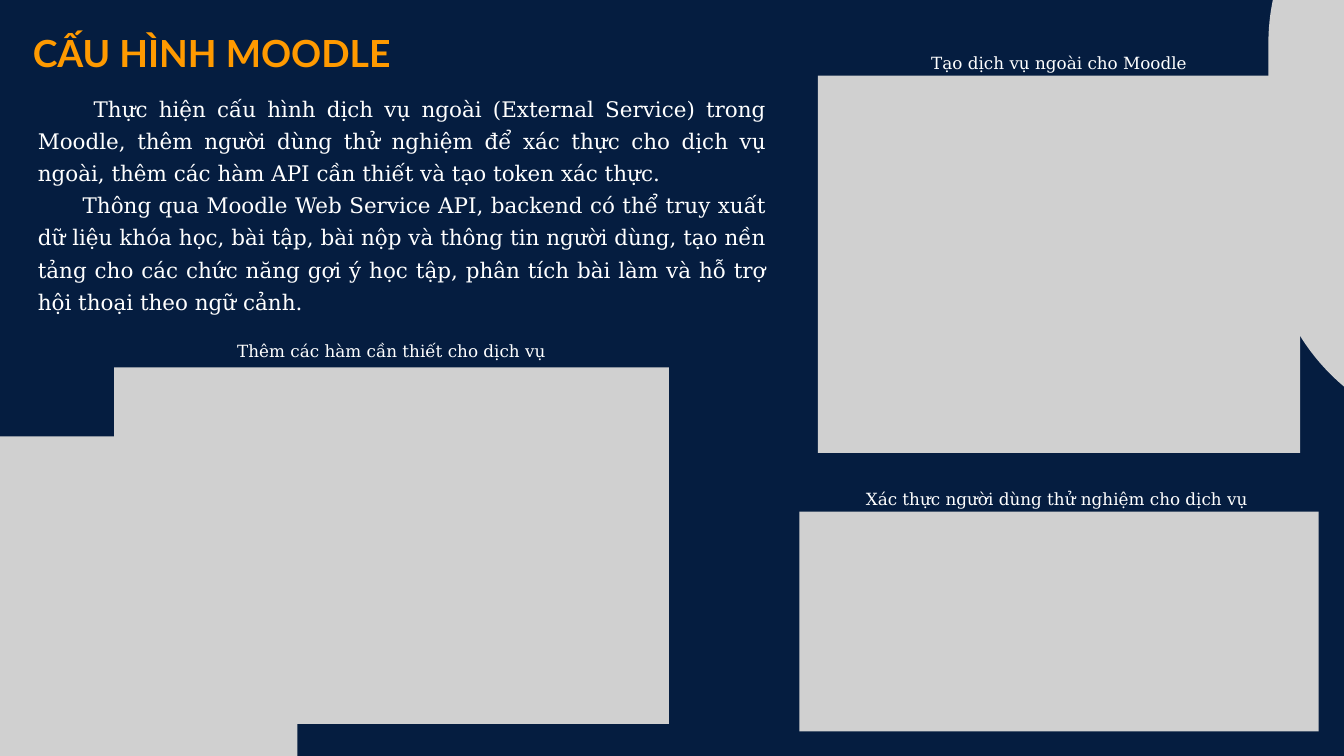
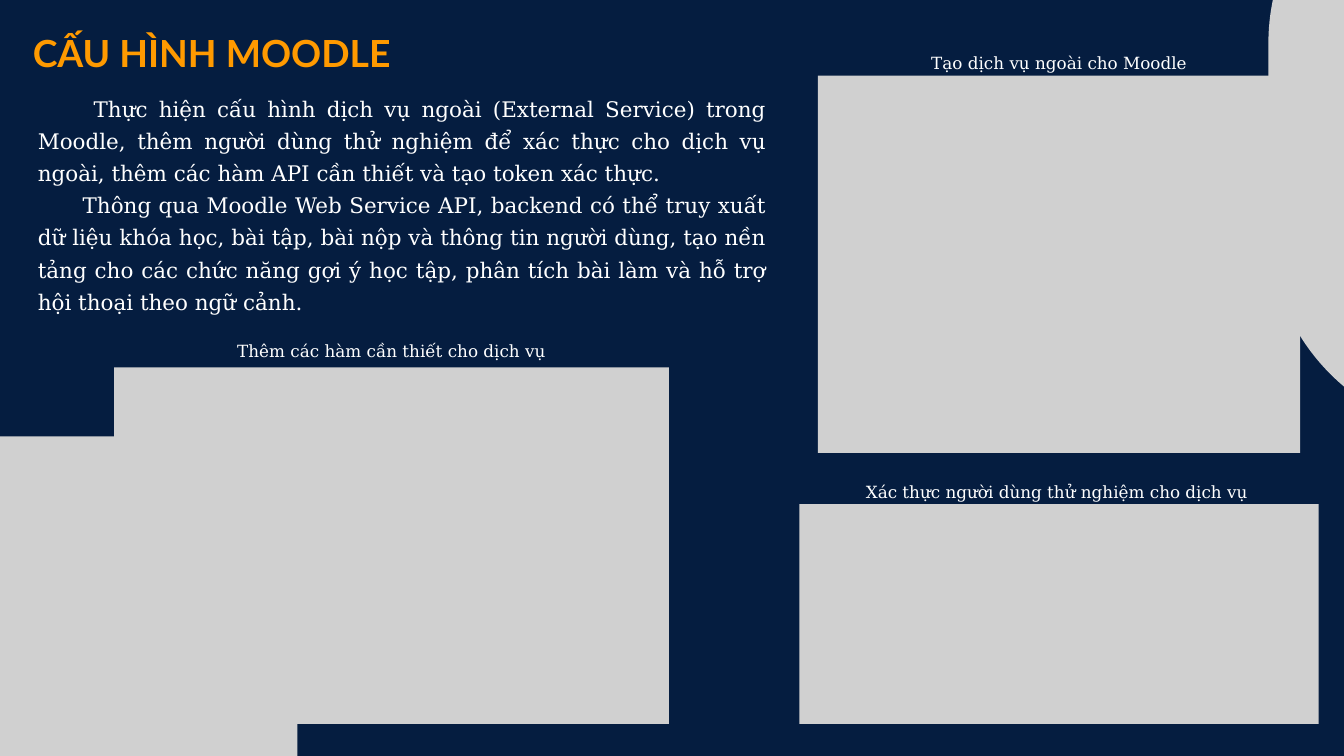
Before and after one commit to nguyenhuynhchi/tn-da22tta-110122001-nguyenhuynhchi-ai-support-program, a slide deck: slide 7 of docs/Slide KLTN.pptx. Drawn at 1344x756 pixels with LibreOffice and Linux fonts; fonts in the diff are those of the drawing; grey boxes stand for pictures. Boxes give left, top, right and bottom in pixels: in the first picture for what was removed or moved away, otherwise in the second. Text is boxed around its words. In the diff, an @@ line names an element or a change of style, - is before the commit and + after.

```diff
--- a/docs/Slide KLTN.pptx
+++ b/docs/Slide KLTN.pptx
@@ text "Xác thực người dùng thử ...": place and size @@
-text "Xác thực người dùng thử ..." at (866, 492, 1247, 509)
+text "Xác thực người dùng thử ..." at (866, 484, 1247, 502)
@@ picture: place and size @@
-picture at (800, 511, 1319, 731)
+picture at (800, 504, 1319, 724)
```
Also in this commit, not shown: 9 other slides changed, 2 slides added, 21 other files.
